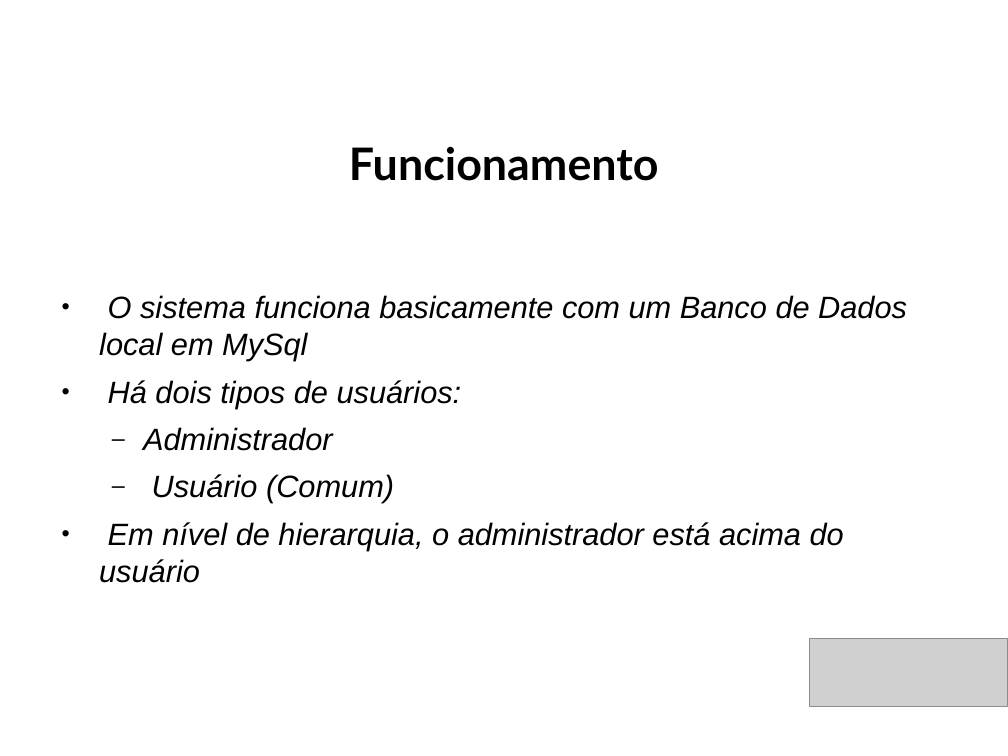
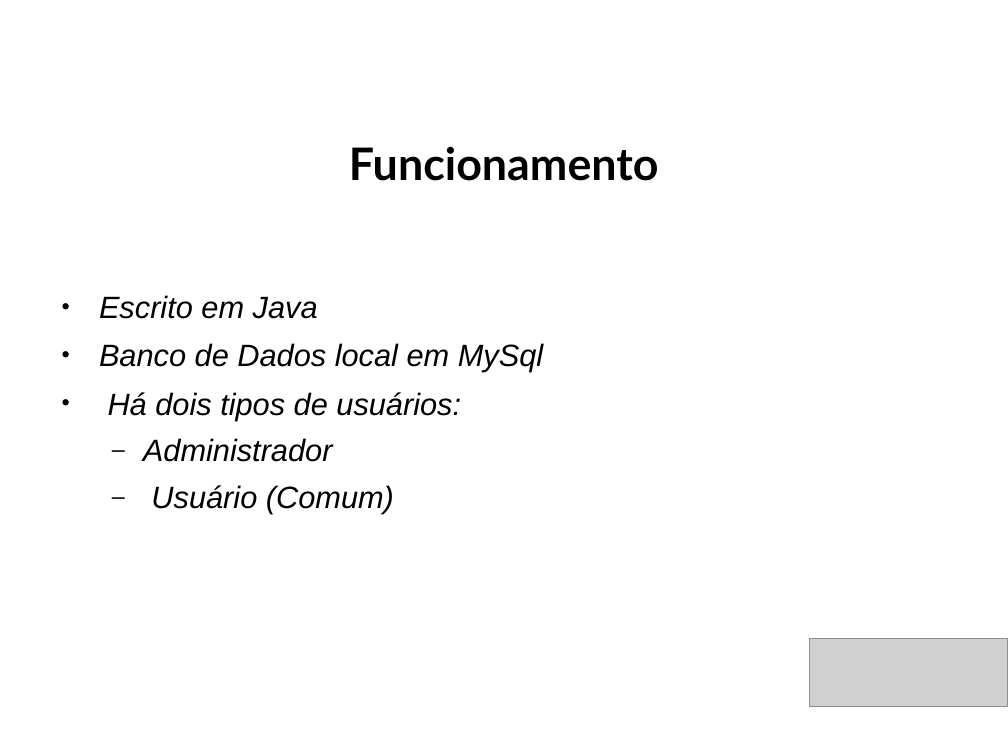
Before and after one commit to carlosrorato/RhydoJudge, a slide deck: slide 3 of RhydoApresentacao.ppt. Drawn at 1008x756 pixels with LibreOffice and Linux fonts; fonts in the diff are those of the drawing; grey boxes stand for pictures; background and template pictures are left out. Boxes give left, top, right and bottom in pixels: in the first picture for what was removed or moved away, otherwise in the second. Text is boxed around its words. In the diff, an @@ line names an element or a change of style, - is before the commit and + after.

```diff
--- a/RhydoApresentacao.ppt
+++ b/RhydoApresentacao.ppt
@@ text at (99, 295, 543, 372): text changed @@
-• O sistema funciona basicamente com um Banco de Dados local em MySql
+• Escrito em Java
+• Banco de Dados local em MySql
@@ text at (99, 522, 844, 583): paragraph removed @@
-• Em nível de hierarquia, o administrador está acima do usuário
```
Also in this commit, not shown: 6 other slides changed, 4 other files.
